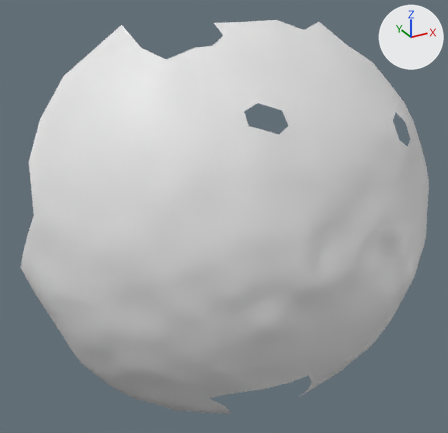
One commit to the OBJ model res/final/onecam_fullvolume/06/cleanedup/FullVolium.000284.obj: the scene before it, then after it.
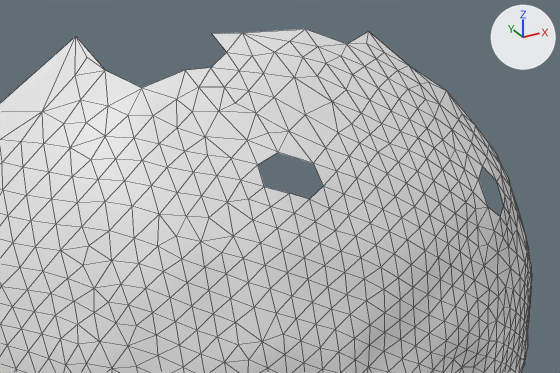
There are two pictures of each version: one whole from a 50 mm camera at (409.5, -143.5, 247.4) aimed at (499.7, 20.4, 165.5), one close up on the part from 16% to 100% of the width and 0% to 58% of the height. Arrows for +X, +Y and +Z are at upper right; the lights stay in place. The close-ups show mesh edges as thin lines. Where no turn or scale is listed for an object, it has been applied to the vertices.

Names of what the first close-up shows: 'FullVolium.000284'.
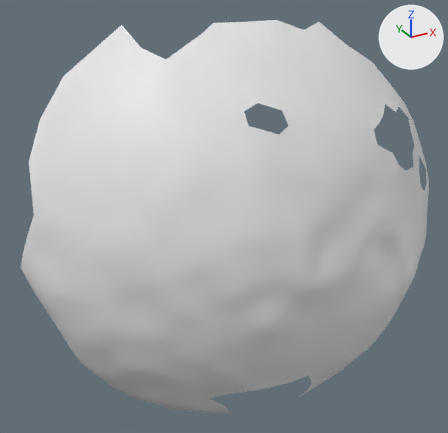
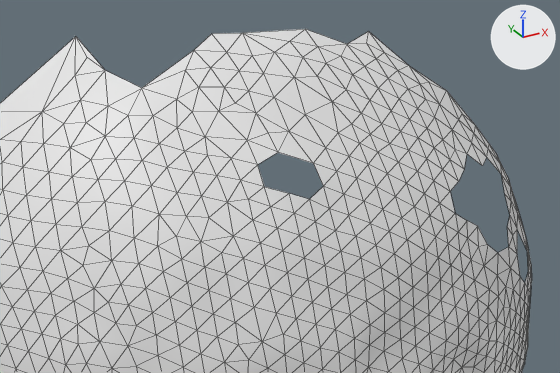
Pixel boxes [x1, y1, x2, y2] of what changed, in the close-ups (560 x 373 px):
part 1 of me_fullvolium_000284, deleted: before [450, 154, 528, 283]
part 2 of me_fullvolium_000284, added: after [142, 34, 226, 88]

Edits to the bpy script that builds the scene:
```text
Change me_fullvolium_000284:
    used by ob_fullvolium_000284; location = (0.0, 0.0, 0.0)
    verts and faces of me_fullvolium_000284; kept vertices keep their numbers, new ones are numbered from 996
    before: 895 (496.9, 15.6, 223.7) at pixel (226, 52), 896 (497.1, 22.1, 226.5) at pixel (211, 33), 898 (492.3, 13.6, 221.4) at pixel (210, 67), 902 (488.0, 15.8, 221.0) at pixel (185, 70), 958 (479.9, 17.8, 218.1) at pixel (141, 88)
    remove me_fullvolium_000284.from_pydata(...)  # 996 vertices, 1918 faces; spans x 436.8..574.7, y -25.2..53.2, z 92.1..226.8
    add me_fullvolium_000284.from_pydata(...)  # 986 vertices, 1886 faces; spans x 436.8..574.7, y -25.2..53.2, z 92.1..226.8
    me_fullvolium_000284 part 1
    11 vertices are removed from x 535.8..557.9, y -12.1..-4.3, z 178.2..198.3
    36 faces are deleted
    me_fullvolium_000284 part 2
    add verts[996] = (491.2, 18.3, 224.1)  # pixel (193, 50)
    add faces += [(898, 996, 902), (895, 996, 898), (895, 896, 996), (902, 996, 958)]
```
